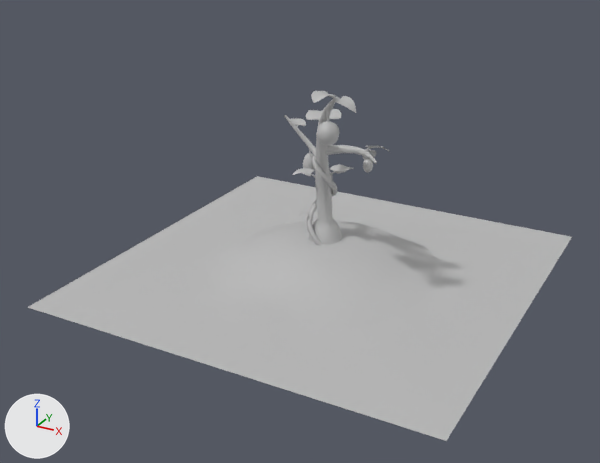
Renders of the FBX model AMAZURU/Assets/Uchimura/Model/Seedling.fbx from each side of a commit.
One viewpoint serves both versions: a 50 mm camera at (0.848, -1.663, 0.92) aimed at (-0.011, -0.101, 0.139). The lights are fixed; the arrows at lower left show +X, +Y and +Z. Where no turn or scale is listed for an object, it has been applied to the vertices. Vertices at the same position are counted once.

Names of what the first picture shows: 'pSeedling'.
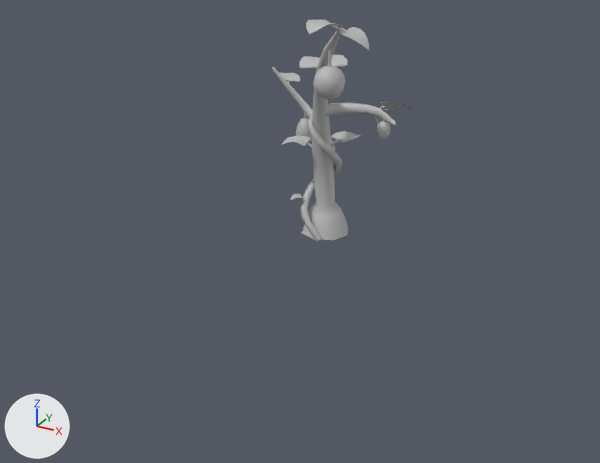
Pixel boxes (x1, y1, x2, y2) of what changed, in the pictures (600 x 463 px; the box of a moved part takes in the faces that stretch with it):
'pSeedling', reshaped, moved (74% narrower, 37% shorter)
    before: (28, 91, 572, 441)
    after: (272, 20, 414, 241)
part 1 of me_mesh, moved or reshaped
    before: (311, 91, 338, 103)
    after: (306, 20, 342, 34)
part 2 of me_mesh, moved or reshaped
    before: (303, 153, 315, 170)
    after: (296, 118, 312, 143)
part 3 of me_mesh, added
    after: (313, 66, 345, 100)
part 4 of me_mesh, moved or reshaped
    before: (325, 145, 377, 164)
    after: (325, 102, 396, 127)
part 5 of me_mesh, moved or reshaped
    before: (284, 115, 333, 189)
    after: (272, 67, 335, 151)
part 6 of me_mesh, moved or reshaped
    before: (308, 97, 342, 244)
    after: (302, 28, 348, 240)
part 7 of me_mesh, moved or reshaped
    before: (306, 155, 337, 245)
    after: (301, 117, 342, 241)
part 8 of me_mesh, moved or reshaped
    before: (329, 164, 354, 174)
    after: (331, 131, 363, 142)
part 9 of me_mesh, moved or reshaped
    before: (289, 118, 306, 126)
    after: (280, 73, 300, 82)
part 10 of me_mesh, moved or reshaped
    before: (363, 159, 373, 173)
    after: (377, 121, 391, 139)
part 11 of me_mesh, moved or reshaped
    before: (327, 111, 329, 122)
    after: (328, 50, 331, 66)
part 12 of me_mesh, moved or reshaped
    before: (333, 96, 356, 113)
    after: (337, 27, 369, 50)
part 13 of me_mesh, moved or reshaped
    before: (363, 150, 376, 161)
    after: (375, 109, 395, 123)
part 14 of me_mesh, moved or reshaped
    before: (365, 146, 391, 153)
    after: (380, 102, 414, 111)
part 15 of me_mesh, moved or reshaped
    before: (306, 109, 341, 120)
    after: (299, 55, 348, 68)
part 16 of me_mesh, moved or reshaped
    before: (292, 168, 315, 176)
    after: (281, 135, 311, 146)
part 17 of me_mesh, added
    after: (291, 194, 304, 200)
part 18 of me_mesh, deleted
    before: (316, 121, 340, 146)
part 19 of me_mesh, deleted
    before: (28, 176, 572, 441)

The change, as a list of edits to the scene's bpy script:
```text
Change me_mesh:
    remove me_mesh.from_pydata(...)  # 1225 vertices, 1389 faces; spans x -0.5..0.5, y -0.5..0.5, z 0.0..0.5
    add me_mesh.from_pydata(...)  # 1175 vertices, 1297 faces; spans x -0.197..0.222, y -0.302..0.15, z 0.102..0.656
    me_mesh part 1: the loose piece of 47 vertices spanning x 0.066..0.116, y -0.221..-0.158, z 0.486..0.5 is scaled about its middle by 1.3, then moved by (0.031, -0.071, 0.154)
    me_mesh part 2: the loose piece of 58 vertices spanning x -0.103..-0.066, y 0.065..0.102, z 0.214..0.265 is scaled about its middle by 1.3, then moved by (-0.022, 0.011, 0.078)
    me_mesh part 3: a new loose piece, a UV sphere (8 segments, 8 rings, poles along z) spanning x 0.06..0.128, y -0.21..-0.142, z 0.485..0.553, in mat_lambert1 (grey #bcbcbc)
    me_mesh part 4: the loose piece of 53 vertices spanning x 0.005..0.153, y -0.05..-0.004, z 0.308..0.335 is scaled about its middle by 1.3, then moved by (0.027, -0.022, 0.103)
    me_mesh part 5: the loose piece of 61 vertices spanning x -0.15..0.012, y 0.001..0.088, z 0.193..0.358 is scaled about its middle by 1.3, then moved by (-0.018, -0.001, 0.089)
    me_mesh part 6: the loose piece of 97 vertices spanning x -0.047..0.105, y -0.158..0.055, z 0.077..0.485 is scaled about its middle by 1.3, then moved by (0.012, -0.03, 0.091)
    me_mesh part 7: the loose piece of 101 vertices spanning x -0.037..0.034, y -0.046..0.036, z 0.074..0.306 is scaled about its middle by 1.3, then moved by (0.003, -0.016, 0.063)
    me_mesh part 8: the loose piece of 47 vertices spanning x -0.003..0.052, y 0.0..0.069, z 0.249..0.263 is scaled about its middle by 1.3, then moved by (0.011, -0.004, 0.083)
    me_mesh part 9: the loose piece of 47 vertices spanning x -0.154..-0.105, y 0.078..0.127, z 0.329..0.342 is scaled about its middle by 1.3, then moved by (-0.036, 0.017, 0.107)
    me_mesh part 10: the loose piece of 58 vertices spanning x 0.111..0.136, y -0.04..-0.015, z 0.284..0.316 is scaled about its middle by 1.3, then moved by (0.04, -0.023, 0.096)
    me_mesh part 11: the loose piece of 8 vertices spanning x 0.067..0.073, y -0.127..-0.121, z 0.421..0.453 is scaled about its middle by 1.3, then moved by (0.024, -0.052, 0.137)
    me_mesh part 12: the loose piece of 47 vertices spanning x 0.107..0.152, y -0.183..-0.141, z 0.458..0.487 is scaled about its middle by 1.3, then moved by (0.042, -0.063, 0.148)
    me_mesh part 13: the loose piece of 47 vertices spanning x 0.083..0.126, y -0.003..0.028, z 0.287..0.329 is scaled about its middle by 1.3, then moved by (0.035, -0.01, 0.099)
    me_mesh part 14: the loose piece of 47 vertices spanning x 0.115..0.168, y -0.034..0.009, z 0.332..0.352 is scaled about its middle by 1.3, then moved by (0.046, -0.018, 0.109)
    me_mesh part 15: the loose piece of 47 vertices spanning x -0.044..0.047, y -0.05..0.044, z 0.382..0.405 is scaled about its middle by 1.3, then moved by (0.004, -0.015, 0.125)
    me_mesh part 16: the loose piece of 47 vertices spanning x -0.068..-0.019, y -0.041..0.002, z 0.248..0.26 is scaled about its middle by 1.3, then moved by (-0.01, -0.02, 0.082)
    me_mesh part 17: a new loose piece of 73 vertices spanning x -0.064..-0.036, y -0.063..-0.03, z 0.194..0.204, in mat_lambert1 (grey #bcbcbc)
    me_mesh part 18: the loose piece of 58 vertices spanning x 0.044..0.096, y -0.15..-0.098, z 0.368..0.421 is deleted
    me_mesh part 19: the loose piece of 49 vertices spanning x -0.5..0.5, y -0.5..0.5, z 0.0..0.085 is deleted
Change ob_pseedling:
    ob_pseedling.location: (0.0, 0.0, 0.0) -> (0.003, 0.0, 0.0)
```
